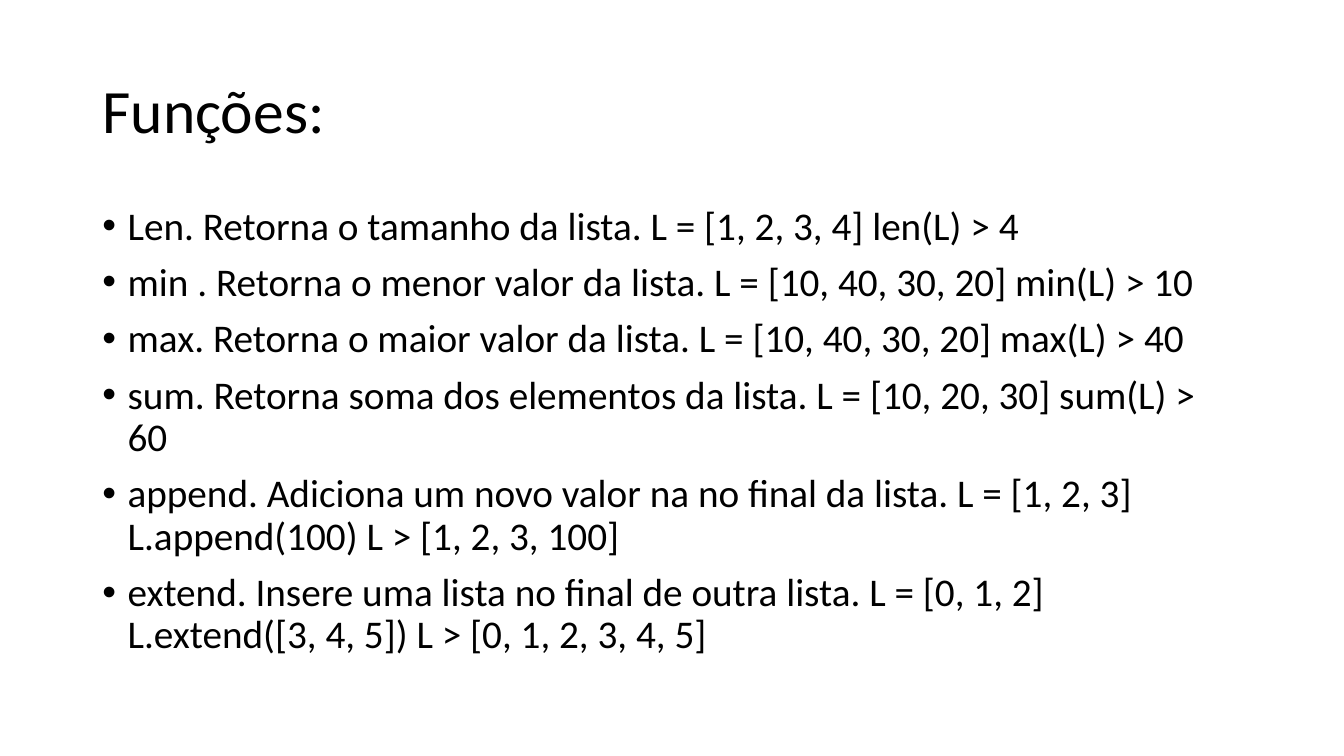
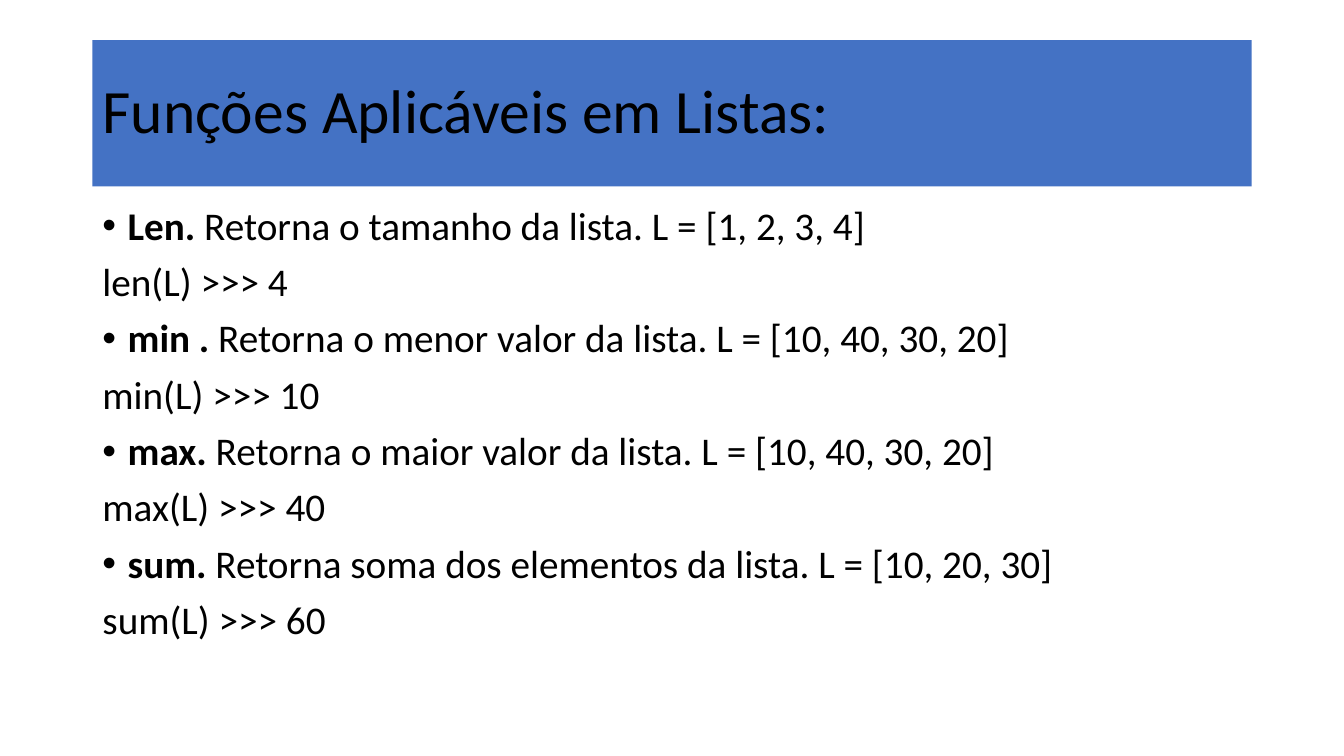
Before and after one commit to dourivaljunior/Curso-de-Python, a slide deck: slide 19 of aula 03 python.pptx (slide 18 before the commit). Drawn at 1344x756 pixels with LibreOffice and Linux fonts; fonts in the diff are those of the drawing. Boxes give left, top, right and bottom in pixels: in the first picture for what was removed or moved away, otherwise in the second. Text is boxed around its words. In the diff, an @@ line names an element or a change of style, - is before the commit and + after.

```diff
--- a/aula 03 python.pptx
+++ b/aula 03 python.pptx
@@ title "Funções Aplicáveis em Listas:": place and size @@
-title "Funções Aplicáveis em Listas:" at bbox=[102, 92, 324, 144]
+title "Funções Aplicáveis em Listas:" at bbox=[93, 40, 1252, 187]
@@ title "Funções Aplicáveis em Listas:" at bbox=[93, 40, 1252, 187]: fill none to #4472C4 @@
@@ title at bbox=[102, 90, 829, 144]: text changed @@
-Funções:
+Funções Aplicáveis em Listas:
@@ text at bbox=[102, 211, 1053, 640]: text changed @@
-• Len. Retorna o tamanho da lista. L = [1, 2, 3, 4] len(L) > 4
-• min . Retorna o menor valor da lista. L = [10, 40, 30, 20] min(L) > 10
-• max. Retorna o maior valor da lista. L = [10, 40, 30, 20] max(L) > 40
-• sum. Retorna soma dos elementos da lista. L = [10, 20, 30] sum(L) > 60
-• append. Adiciona um novo valor na no final da lista. L = [1, 2, 3] L.append(100) L > [1, 2, 3, 100]
-• extend. Insere uma lista no final de outra lista. L = [0, 1, 2] L.extend([3, 4, 5]) L > [0, 1, 2, 3, 4, 5]
+• Len. Retorna o tamanho da lista. L = [1, 2, 3, 4]
+len(L) >>> 4
+• min . Retorna o menor valor da lista. L = [10, 40, 30, 20]
+min(L) >>> 10
+• max. Retorna o maior valor da lista. L = [10, 40, 30, 20]
+max(L) >>> 40
+• sum. Retorna soma dos elementos da lista. L = [10, 20, 30]
+sum(L) >>> 60
```
Also in this commit, not shown: 45 other slides changed, 13 slides added, 3 slides removed.
